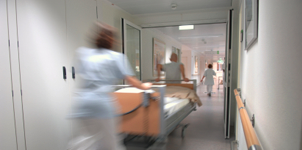
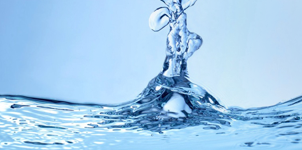
Two versions of the same layered image (302 x 150). Layer-by-layer changes:
hid "Layer 4" over [0, 0, 302, 150]
hid "Layer 3" over [0, 0, 302, 150]
hid "Shape 6 copy" over [0, 0, 302, 150]
hid "Layer 2" over [0, 0, 302, 150]
added layer "Layer 7" (multiply) above "Layer 6" over [23, 0, 302, 150]
added layer "Layer 5" above "Layer 1" over [0, 0, 302, 150]
painted on "Layer 1" over [0, 0, 302, 150]
